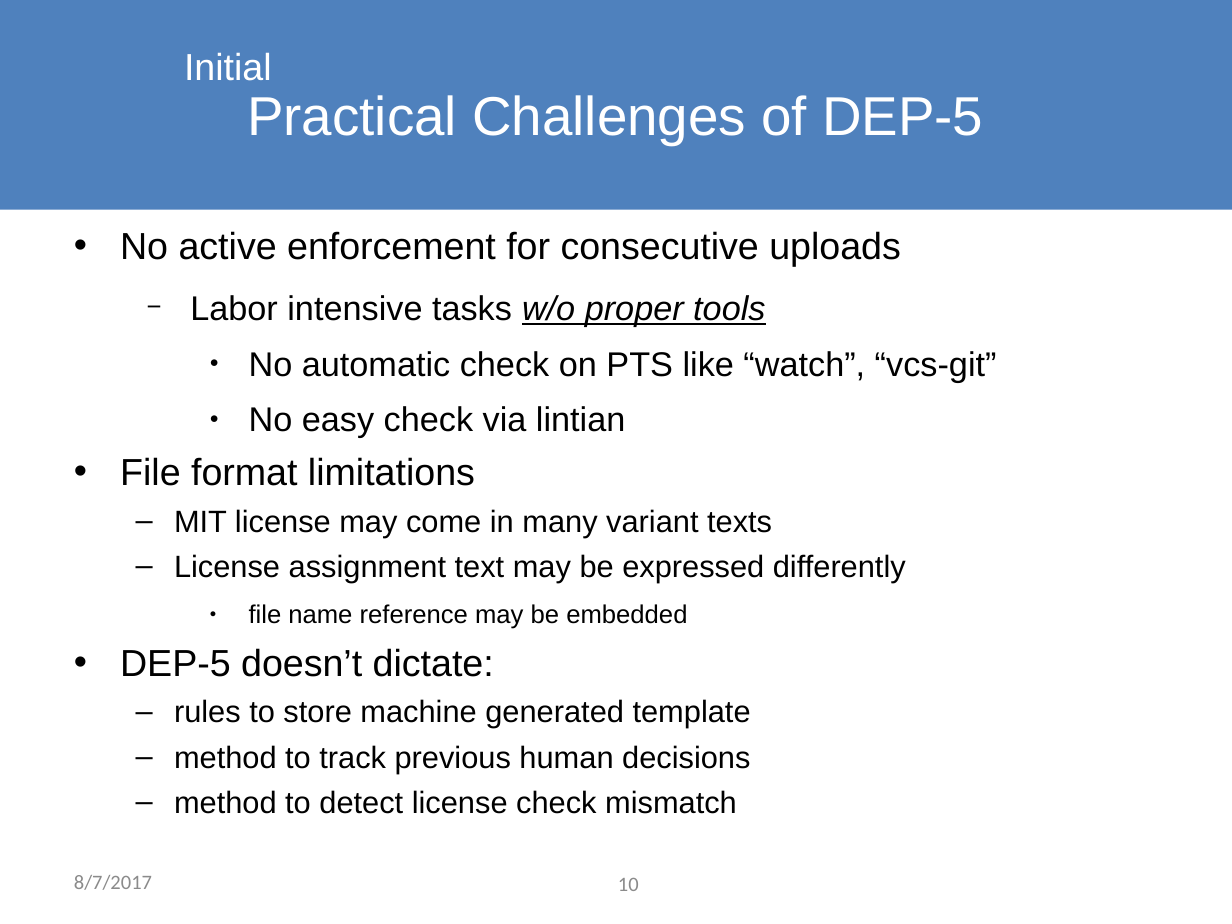
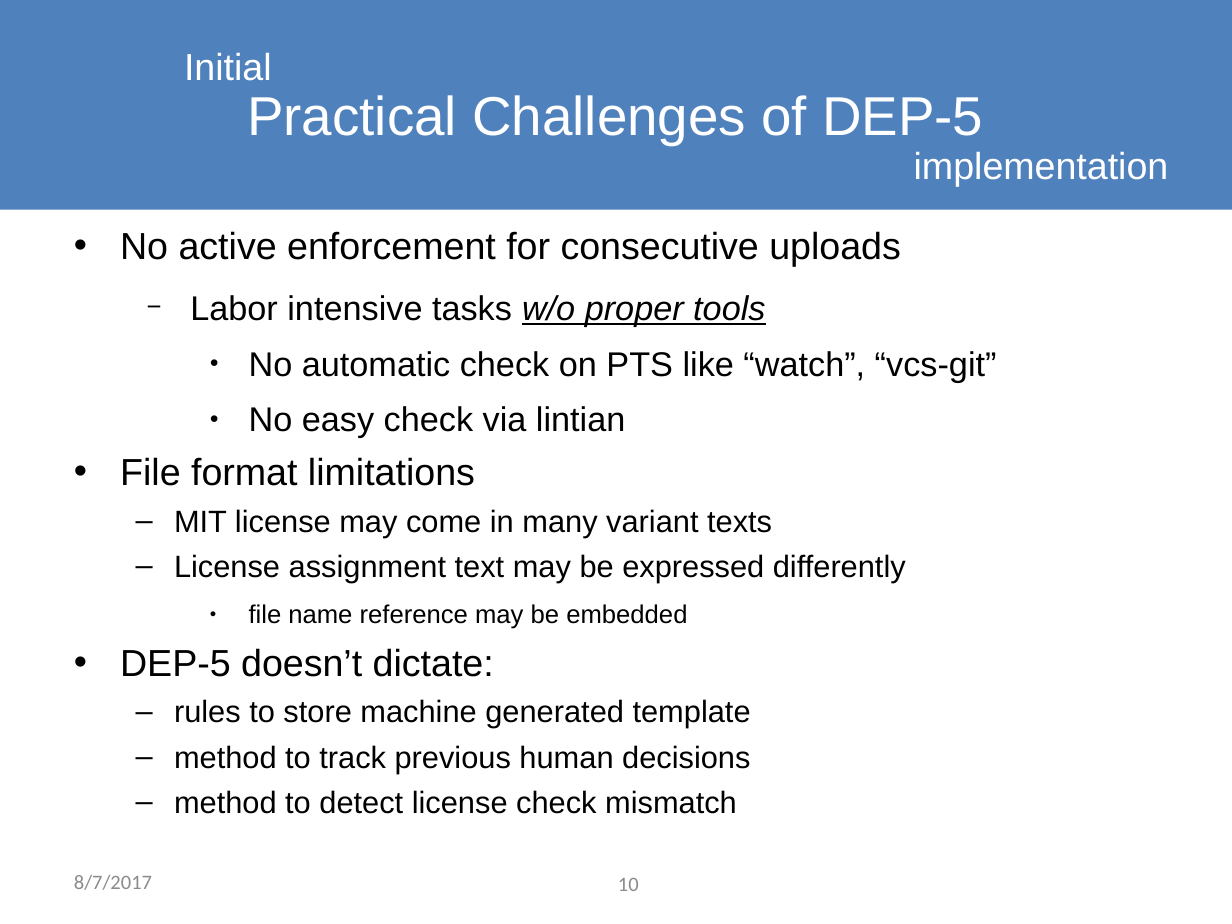
Before and after one commit to osamuaoki/Debconf17-MG-DEP-5, a slide deck: slide 10 of MG-DEP-5.odp. Drawn at 1232x924 pixels with LibreOffice and Linux fonts; fonts in the diff are those of the drawing; background and template pictures are left out. Boxes give left, top, right and bottom in pixels: in the first picture for what was removed or moved away, otherwise in the second. Text is boxed around its words. In the diff, an @@ line names an element or a change of style, - is before the commit and + after.

```diff
--- a/MG-DEP-5.odp
+++ b/MG-DEP-5.odp
@@ text added at (x1=914, y1=151, x2=1169, y2=186), 22 pt, text #FFFFFF @@
+implementation
```
Also in this commit, not shown: 4 other slides changed.
